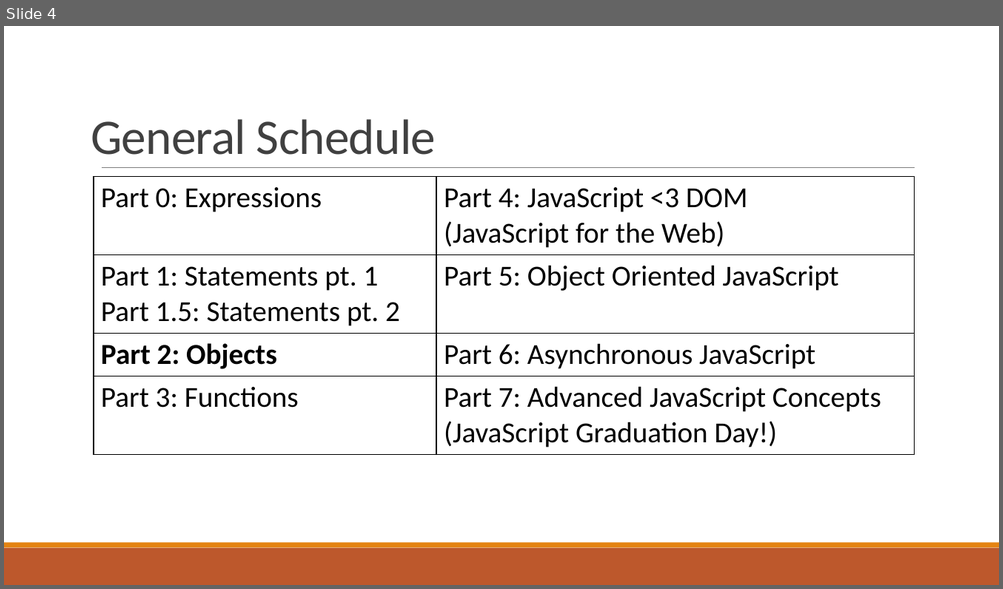
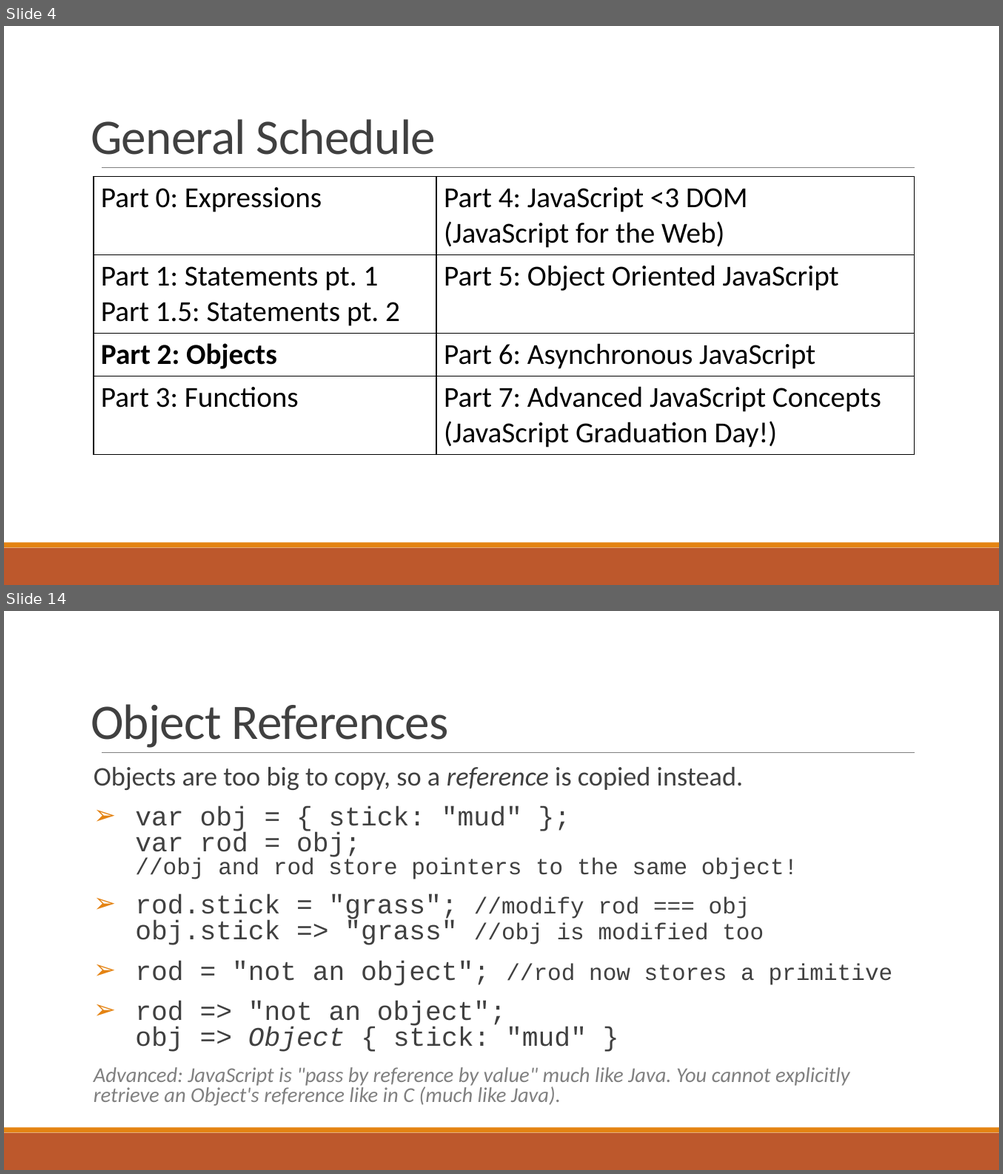
Before and after one commit to txcsmad/f15-web-beginner, a slide deck: Lesson3_Objects/Lesson3_objects.pptx. Shown one above the other, each under a label of ours: slide 4 before the commit, slides 4 and 14 after it; the slides between them are not shown. The pictures are 1003x589 and 1003x1174 pixels, drawn with LibreOffice and Linux fonts; fonts in the diff are those of the drawing. Boxes give left, top, right and bottom in pixels: in the first picture for what was removed or moved away, otherwise in the second. Text is boxed around its words. In the diff, an @@ line names an element or a change of style, - is before the commit and + after.

Commit message:
Added Lesson 4: Objects

```diff
--- a/Lesson3_Objects/Lesson3_objects.pptx
+++ b/Lesson3_Objects/Lesson3_objects.pptx
@@ slide 14 added at (x1=4, y1=611, x2=999, y2=1170), background #FFFFFF; not listed: 3 template elements that a slide beside it also shows @@
@@ title added at (x1=91, y1=704, x2=448, y2=748), 48 pt, text #404040 @@
+Object References
@@ text added at (x1=94, y1=767, x2=893, y2=1106), 25.9 pt, text #404040 @@
+Objects are too big to copy, so a reference is copied instead.
+➢ var obj = { stick: "mud" };
+  var rod = obj;
+  //obj and rod store pointers to the same object!
+➢ rod.stick = "grass"; //modify rod === obj
+  obj.stick => "grass" //obj is modified too
+➢ rod = "not an object"; //rod now stores a primitive
+➢ rod => "not an object";
+  obj => Object { stick: "mud" }
+Advanced: JavaScript is "pass by reference by value" much like Java. You cannot explicitly retrieve an Object's reference like in C (much like Java).
```
Also in this commit, not shown: 4 slides changed, 14 other slides added, 6 other files.
